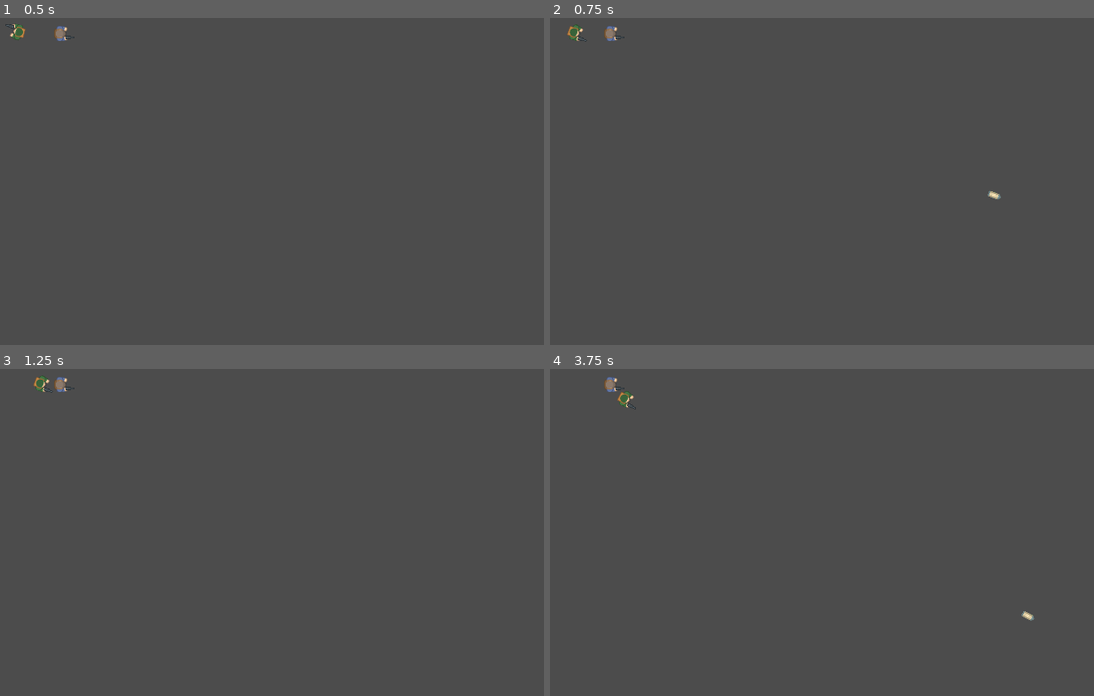
Above: before the commit, frames 1-4 (two rows, left to right).
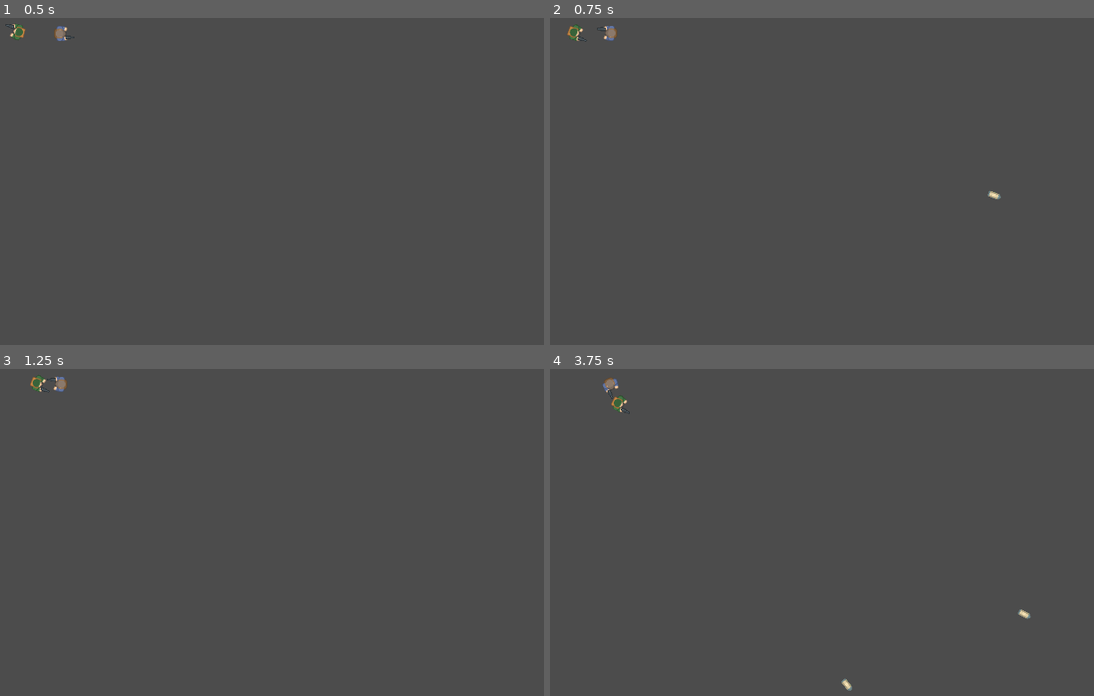
Above: after the commit, the same moments.

Repository: SathvikHegde/Militia-Strike
Game: Godot game, scene res://Main.tscn
Same seed, same stepped clock (60 frames per second), same inputs: the game is played once before the commit and once after it.
Inputs (mouse positions are in pixels of both pictures, inside the frame that each line leads up to):
- Up to frame 1 (0.5 s): no input
- Up to frame 2 (0.75 s): tap Enter at 0.5 s; move the mouse to (979, 184) at 0.52 s; press the mouse at (979, 184) at 0.53 s; hold D (right) from 0.53 s (still down)
- Up to frame 3 (1.25 s): keep holding D (right)
- Up to frame 4 (3.75 s): move the mouse to (680, 575) at 1.27 s; release D (right) at 1.28 s; release the mouse at (680, 575) at 1.28 s; hold S (down) 1.28-2.03 s; click (680, 575) at 1.35 s; move the mouse to (898, 470) at 2.02 s; press the mouse at (898, 470) at 2.03 s; hold D (right) 2.03-2.78 s; move the mouse to (789, 637) at 2.77 s; release the mouse at (789, 637) at 2.78 s; hold W (up) 2.78-3.53 s; click (789, 637) at 2.85 s; tap Space at 3.5 s; move the mouse to (1039, 617) at 3.52 s; press the mouse at (1039, 617) at 3.53 s; hold A (left) from 3.53 s (still down)

Frame 1 is identical in both runs. In frame 2, less than 0.1% of the frame differs, in the area x 8-14%, y 2-8%; in frame 3, 0.2%; in frame 4, 0.3%, in the area x 9-90%, y 2-99%.

Commit message:
Opposition'a AI plus some improvements

Diff:
--- /dev/null
+++ b/Characters/AI.gd
@@ -0,0 +1,47 @@
+extends Node2D
+
+signal stateChanged(newState);
+
+enum State {
+	PATROL,
+	ENGAGE
+};
+
+onready var detectionZone = $DetectionZone;
+
+var state: int = State.PATROL setget setState, getState;
+var player: Player = null;
+var character = null;
+var weapon: Weapon = null;
+
+func _process(delta):
+	match state:
+		State.PATROL:
+			pass
+		State.ENGAGE:
+			if player != null && weapon != null:
+				character.rotation = character.global_position.direction_to(player.global_position).angle();
+				weapon.shootBullet();
+			else:
+				print("ERROR! Player or Weapon is undefined in AI.")
+		_:
+			print("ERROR! Non-existant state value.")
+
+func init(p_character, p_weapon: Weapon):
+	character = p_character;
+	weapon = p_weapon;
+
+func setState(newState: int):
+	if state == newState:
+		return
+
+	state = newState;
+	emit_signal("stateChanged", state);
+
+func getState():
+	return state;
+
+func _on_DetectionZone_body_entered(body):
+	if body.is_in_group("Player"):
+		setState(State.ENGAGE);
+		player = body;
--- a/Characters/Enemy.gd
+++ b/Characters/Enemy.gd
@@ -1,6 +1,11 @@
 extends KinematicBody2D
 
 onready var health = $Health;
+onready var ai = $AI;
+onready var weapon = $Weapon;
+
+func _ready():
+	ai.init(self, weapon);
 
 func handleHit():
 	health.health -= 30;
--- a/Characters/Enemy.tscn
+++ b/Characters/Enemy.tscn
@@ -1,15 +1,18 @@
-[gd_scene load_steps=6 format=2]
+[gd_scene load_steps=8 format=2]
 
 [ext_resource path="res://Characters/Enemy.gd" type="Script" id=1]
 [ext_resource path="res://Characters/Health.tscn" type="PackedScene" id=2]
 [ext_resource path="res://Weapons/Weapon.tscn" type="PackedScene" id=3]
 [ext_resource path="res://Assets/Spritesheet/spritesheet_characters.png" type="Texture" id=4]
+[ext_resource path="res://Characters/AI.gd" type="Script" id=5]
 
 [sub_resource type="RectangleShape2D" id=1]
 extents = Vector2( 23, 21.5 )
 
-[node name="Enemy" type="KinematicBody2D"]
-position = Vector2( 264, 70 )
+[sub_resource type="CircleShape2D" id=2]
+radius = 87.0057
+
+[node name="Enemy" type="KinematicBody2D" groups=["Enemy"]]
 script = ExtResource( 1 )
 
 [node name="Sprite" type="Sprite" parent="."]
@@ -25,3 +28,13 @@
 
 [node name="Weapon" parent="." instance=ExtResource( 3 )]
 position = Vector2( 25, 11 )
+
+[node name="AI" type="Node2D" parent="."]
+script = ExtResource( 5 )
+
+[node name="DetectionZone" type="Area2D" parent="AI"]
+
+[node name="CollisionShape2D" type="CollisionShape2D" parent="AI/DetectionZone"]
+shape = SubResource( 2 )
+
+[connection signal="body_entered" from="AI/DetectionZone" to="AI" method="_on_DetectionZone_body_entered"]
--- a/Characters/Player.gd
+++ b/Characters/Player.gd
@@ -5,11 +5,6 @@
 
 onready var health = $Health;
 onready var weapon = $Weapon;
-
-signal playerFiredBullet(bullet, position, direction);
-
-func _ready():
-	weapon.connect("weaponFired", self, "shootBullet");
 
 func _physics_process(delta):
 	var direction = Vector2();
@@ -32,9 +27,6 @@
 	if event.is_action_pressed("mouse1"):
 		weapon.shootBullet();
 
-func shootBullet(bullet, position: Vector2, direction: Vector2):
-	emit_signal("playerFiredBullet", bullet, position, direction);
-
 func handleHit():
 	health.health -= 30;
 	print("Player got hit. Health: ", health.health);
--- a/Characters/Player.tscn
+++ b/Characters/Player.tscn
@@ -8,7 +8,7 @@
 [sub_resource type="RectangleShape2D" id=1]
 extents = Vector2( 23.5, 21.5 )
 
-[node name="Player" type="KinematicBody2D"]
+[node name="Player" type="KinematicBody2D" groups=["Player"]]
 position = Vector2( 264, 70 )
 script = ExtResource( 1 )
 
--- /dev/null
+++ b/Globals/GlobalSignals.gd
@@ -0,0 +1,7 @@
+extends Node
+
+signal bulletFired(bullet, position, direction);
+
+
+func _ready():
+	pass
--- a/Main.gd
+++ b/Main.gd
@@ -4,7 +4,7 @@
 onready var player: Player = $Player;
 
 func _ready():
-	player.connect("playerFiredBullet", bulletManager, "handleBulletSpawned");
+	GlobalSignals.connect("bulletFired", bulletManager, "handleBulletSpawned");
 
 func _process(delta):
 	pass
--- a/Weapons/Weapon.gd
+++ b/Weapons/Weapon.gd
@@ -1,8 +1,7 @@
 extends Node2D
+class_name Weapon
 
 export (PackedScene) var Bullet;
-
-signal weaponFired(bullet, position, direction);
 
 onready var endOfGun = $EndOfGun;
 onready var gunDirection = $GunDirection;
@@ -13,6 +12,6 @@
 	if attackCooldown.is_stopped() and Bullet != null:
 		var bulletInstance = Bullet.instance();
 		var direction = (gunDirection.global_position - endOfGun.global_position).normalized();
-		emit_signal("weaponFired", bulletInstance, endOfGun.global_position, direction);
+		GlobalSignals.emit_signal("bulletFired", bulletInstance, endOfGun.global_position, direction);
 		attackCooldown.start();
 		muzzleFlashAnimation.play("MuzzleFlash");
--- a/project.godot
+++ b/project.godot
@@ -18,10 +18,16 @@
 "class": "Player",
 "language": "GDScript",
 "path": "res://Characters/Player.gd"
+}, {
+"base": "Node2D",
+"class": "Weapon",
+"language": "GDScript",
+"path": "res://Weapons/Weapon.gd"
 } ]
 _global_script_class_icons={
 "Bullet": "",
-"Player": ""
+"Player": "",
+"Weapon": ""
 }
 
 [application]
@@ -29,6 +35,10 @@
 config/name="Militia-Strike"
 run/main_scene="res://Main.tscn"
 config/icon="res://icon.png"
+
+[autoload]
+
+GlobalSignals="*res://Globals/GlobalSignals.gd"
 
 [display]
 
